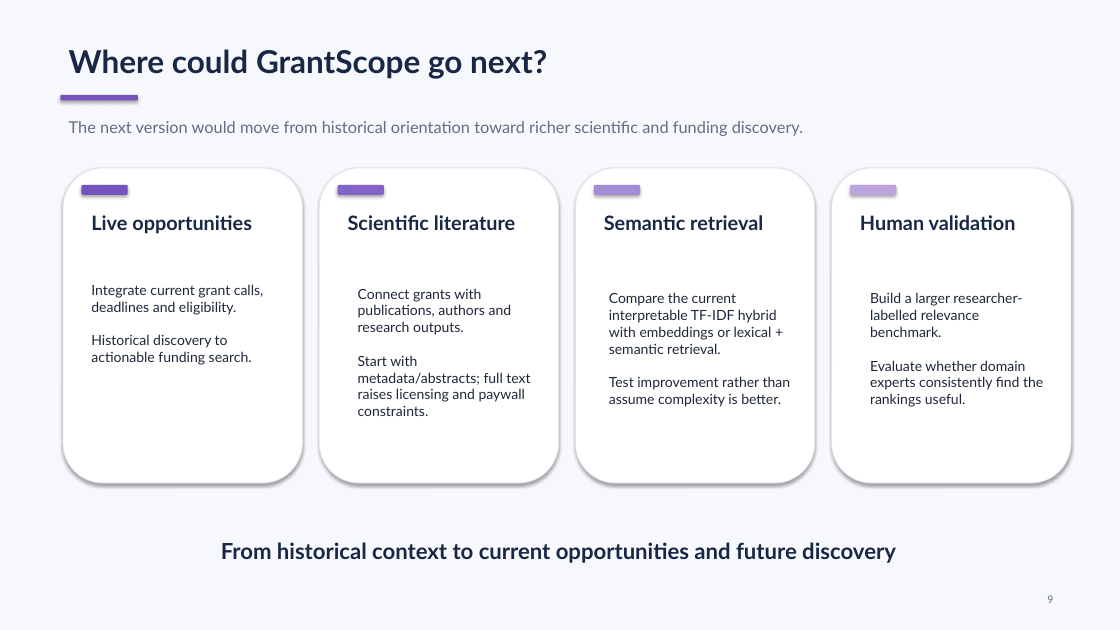
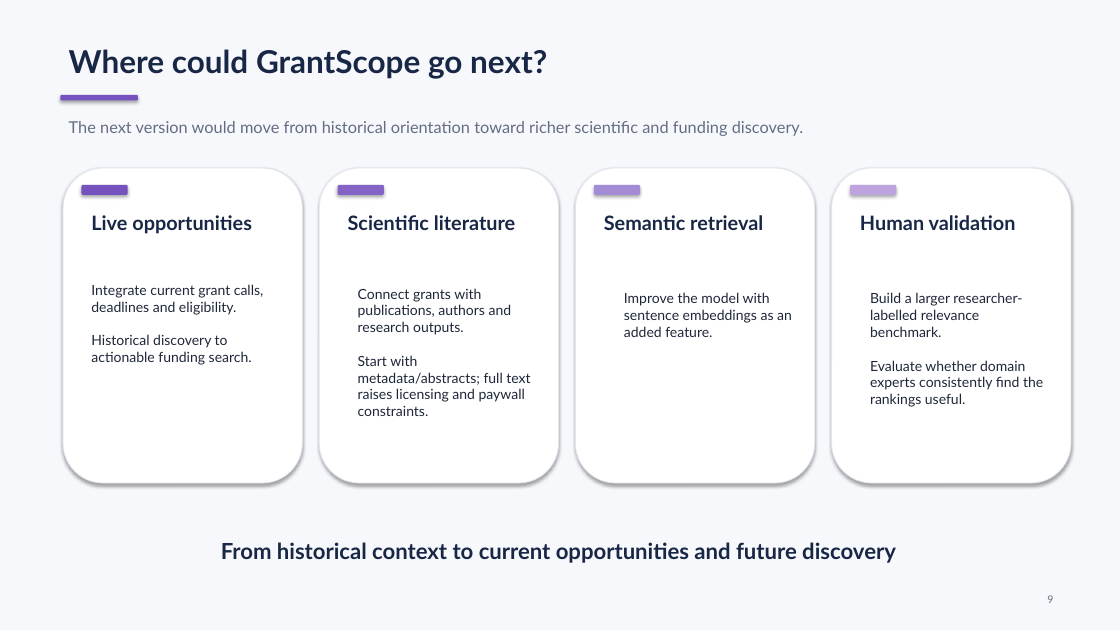
Before and after one commit to Orgo4ever/GrantScopeAI, a slide deck: slide 9 of Presentations/Final Project Presentation.pptx. Drawn at 1120x630 pixels with LibreOffice and Linux fonts; fonts in the diff are those of the drawing. Boxes give left, top, right and bottom in pixels: in the first picture for what was removed or moved away, otherwise in the second. Text is boxed around its words. In the diff, an @@ line names an element or a change of style, - is before the commit and + after.

```diff
--- a/Presentations/Final Project Presentation.pptx
+++ b/Presentations/Final Project Presentation.pptx
@@ text at bbox=[624, 292, 792, 337]: text changed @@
-Compare the current interpretable TF-IDF hybrid with embeddings or lexical + semantic retrieval.
-Test improvement rather than assume complexity is better.
+Improve the model with sentence embeddings as an added feature.
```
Also in this commit, not shown: 3 other slides changed.
